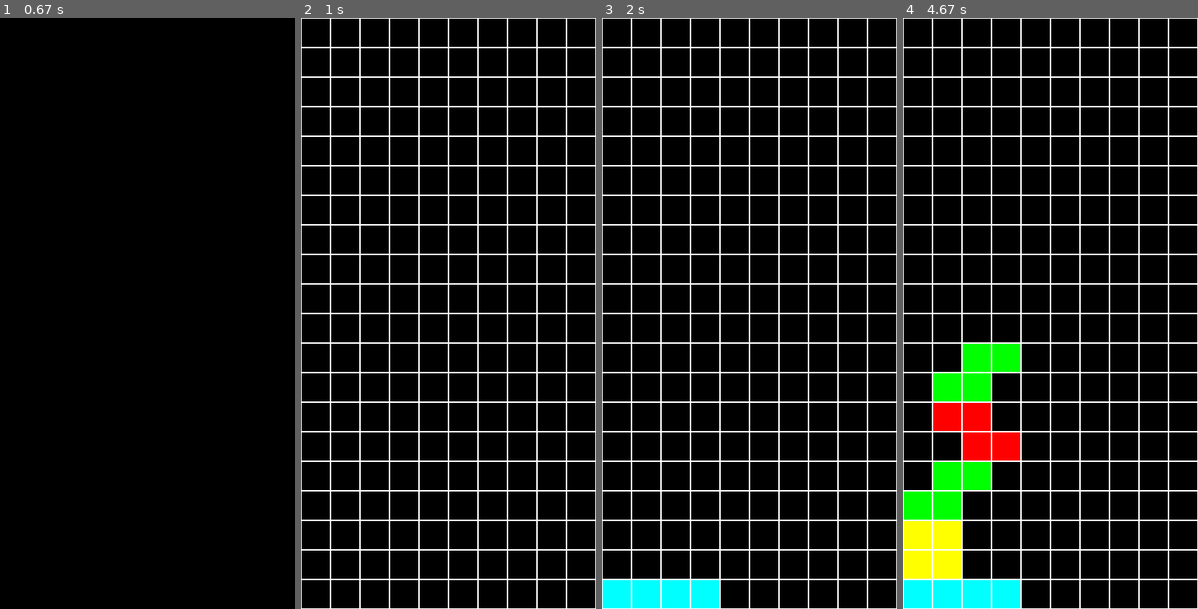
Above: before the commit, frames 1-4 (left to right).
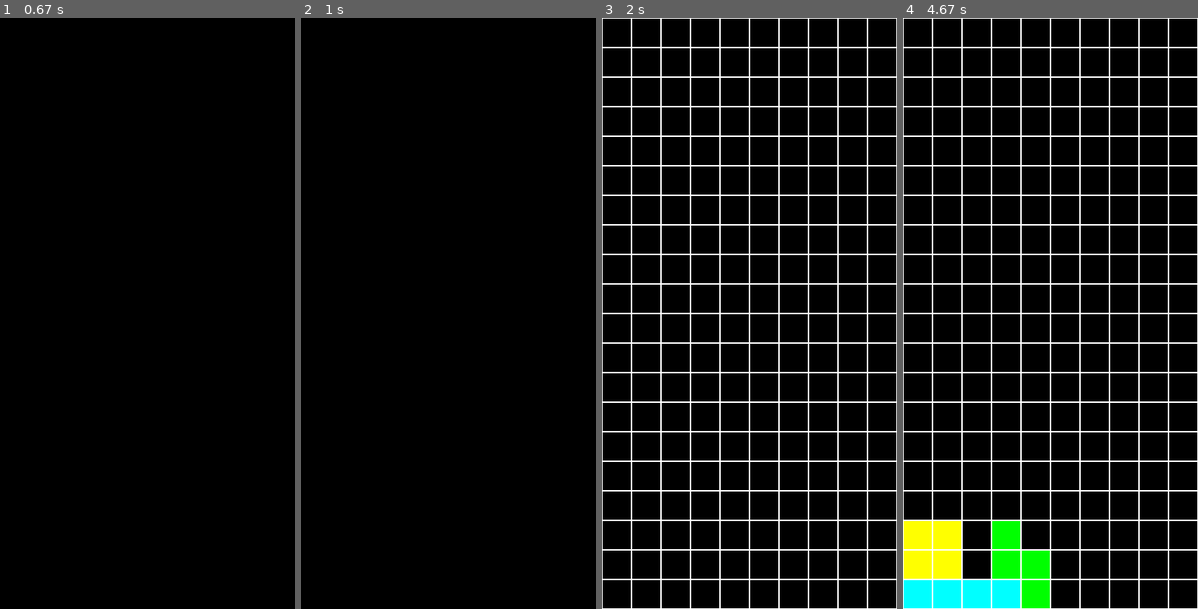
Above: after the commit, the same moments.

Repository: CogitoNTNU/TetrisAI
Game: pygame game, started from main.py
Same seed, same stepped clock (60 frames per second), same inputs: the game is played once before the commit and once after it.
Inputs:
- Up to frame 1 (0.67 s): no input
- Up to frame 2 (1 s): no input
- Up to frame 3 (2 s): no input
- Up to frame 4 (4.67 s): no input

Frame 1 is identical in both runs. In frame 2, 9.8% of the frame differs, in the area x 0-100%, y 0-100%; in frame 3, 1.8%; in frame 4, 7.2%.

Commit message:
fix: utility now calculated of properly

Diff:
--- a/src/agents/agent.py
+++ b/src/agents/agent.py
@@ -81,7 +81,7 @@
     if isinstance(result, list):
         for action in result:
             board.doAction(action)
-            sleep(0.2)
+            sleep(0.3)
             # board.printBoard()
     else:
         board.doAction(result)
--- a/src/agents/heuristic_agent.py
+++ b/src/agents/heuristic_agent.py
@@ -11,12 +11,12 @@
         # Get all possible boards
         possible_boards = board.getPossibleBoards()
 
-        best_board = possible_boards[0]
-        best_utility = utility(best_board, -0.8, -1.2, 3, -0.3,-3)
+        best_board = None
+        best_utility = float('-inf')
         # Check which board has the best outcome based on the heuristic
-        for candidate_board in possible_boards[1:]:
-            current_utility = utility(candidate_board, -0.8, -1.2, 4, -0.3,-0.6)
-
+        for candidate_board in possible_boards:
+            # current_utility = utility(candidate_board, -0.8, -1.2, 4, -0.3,-0.6)
+            current_utility = utility(candidate_board, -0.510066, 0, 0.760666, -0.184483, -0.3566)
 
             if current_utility > best_utility:
                 best_board = candidate_board
@@ -24,8 +24,5 @@
 
         # Find the actions needed to transform the current board to the new board
         actions = []
-        try:
-            actions = transition_model(board, best_board)
-            return actions
-        except:
-            return actions
+        actions = transition_model(board, best_board)
+        return actions
--- a/src/game/tetris.py
+++ b/src/game/tetris.py
@@ -277,6 +277,7 @@
                 if not moveBoard.isValidBlockPosition(moveBoard.block):
                     continue
 
+                moveBoard.prevBoard = copy.deepcopy(moveBoard.board)
                 if moveBoard not in possibleMoves:
                     possibleMoves.append(moveBoard)
 
